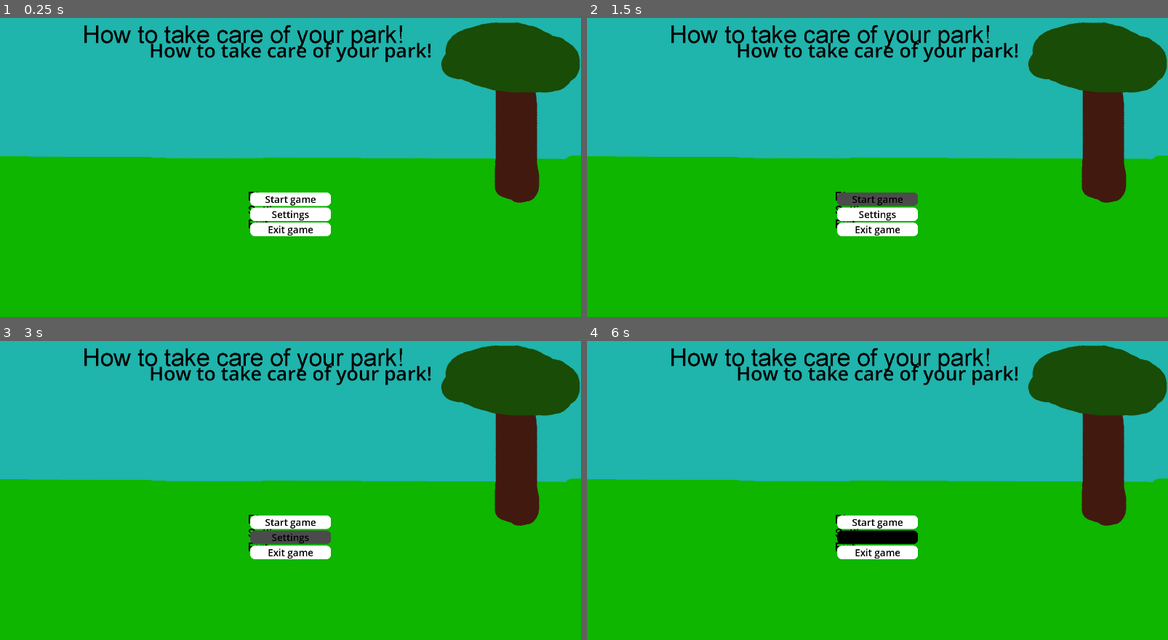
Above: before the commit, frames 1-4 (two rows, left to right).
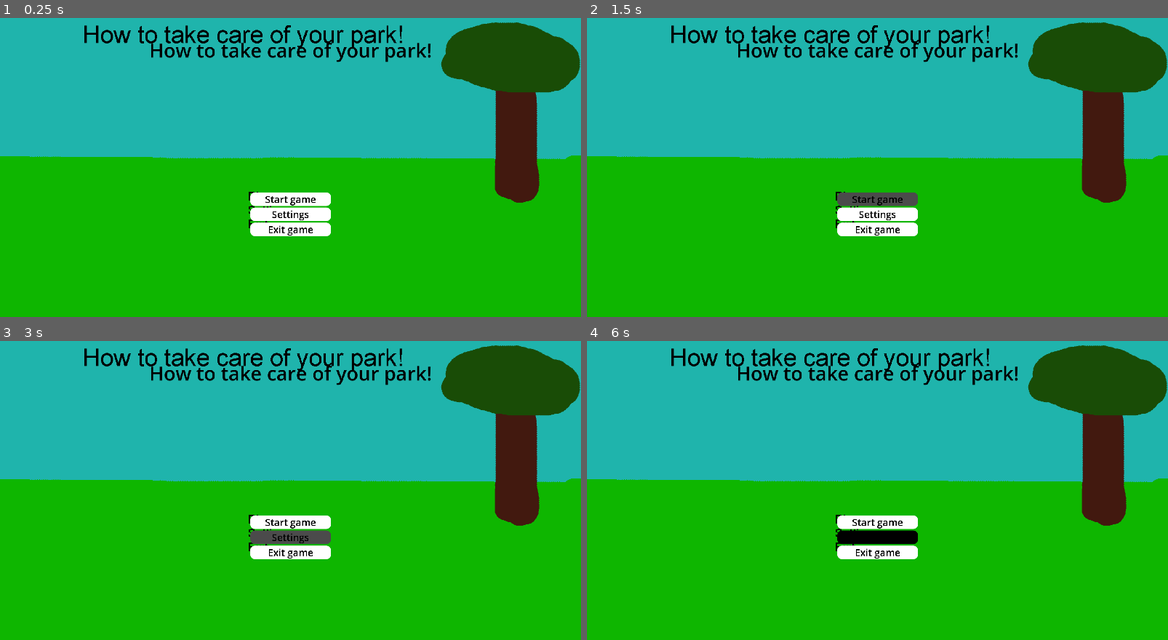
Above: after the commit, the same moments.

Repository: Patradax/sustainable-society-group-af
Game: Godot game, scene res://main_menu.tscn
Same seed, same stepped clock (60 frames per second), same inputs: the game is played once before the commit and once after it.
Inputs (mouse positions are in pixels of both pictures, inside the frame that each line leads up to):
- Up to frame 1 (0.25 s): no input
- Up to frame 2 (1.5 s): click "Start game" at 0.5 s; click "Start game" at 1.25 s
- Up to frame 3 (3 s): click "Start game" at 2 s; click "Settings" at 2.75 s
- Up to frame 4 (6 s): move the mouse to (1005, 460) at 3.52 s; click (1005, 460) at 3.67 s; move the mouse to (761, 493) at 4.27 s; click (761, 493) at 4.42 s; move the mouse to (935, 403) at 5.02 s; click (935, 403) at 5.17 s; move the mouse to (848, 541) at 5.77 s; click (848, 541) at 5.92 s

The runs differ from the first frame. In frame 1, 0.6% of the frame differs, in the area x 5-100%, y 1-73%; in frame 2, 0.6%; in frame 3, 0.6%; in frame 4, 0.6%.

Commit message:
added art and sweepgame base

Diff:
--- a/Game_Menu.tscn
+++ b/Game_Menu.tscn
@@ -1,3 +1,25 @@
-[gd_scene format=3 uid="uid://d13ykbhf5jn0a"]
+[gd_scene load_steps=3 format=3 uid="uid://d13ykbhf5jn0a"]
 
-[node name="Node2D" type="Node2D"]
+[ext_resource type="Texture2D" uid="uid://dy4srwdbw46x6" path="res://images/Map_top.png" id="1_eilqm"]
+
+[sub_resource type="StyleBoxTexture" id="StyleBoxTexture_eilqm"]
+texture = ExtResource("1_eilqm")
+
+[node name="gamemenu" type="Control"]
+layout_mode = 3
+anchors_preset = 15
+anchor_right = 1.0
+anchor_bottom = 1.0
+grow_horizontal = 2
+grow_vertical = 2
+
+[node name="Panel" type="Panel" parent="."]
+layout_mode = 1
+anchors_preset = 15
+anchor_right = 1.0
+anchor_bottom = 1.0
+grow_horizontal = 2
+grow_vertical = 2
+theme_override_styles/panel = SubResource("StyleBoxTexture_eilqm")
+
+[node name="TileMapLayer" type="TileMapLayer" parent="."]
--- /dev/null
+++ b/leaf.gd
@@ -0,0 +1,20 @@
+extends CharacterBody2D
+
+var knockback : Vector2 = Vector2.ZERO
+var knockback_timer : float = 0
+
+func _physics_process(delta: float) -> void:
+	if knockback_timer > 0.0:
+		velocity = knockback
+		knockback_timer -= delta
+		if knockback_timer <= 0.0:
+			knockback = Vector2.ZERO
+	else:
+		velocity = Vector2.ZERO
+	move_and_slide()
+
+
+
+func apply_knockback(direction: Vector2, force: float, knockback_duration: float) -> void:
+	knockback = direction * force
+	knockback_timer = knockback_duration
--- /dev/null
+++ b/leaf.tscn
@@ -0,0 +1,21 @@
+[gd_scene load_steps=4 format=3 uid="uid://c5guhdlqjsxf1"]
+
+[ext_resource type="Script" uid="uid://d343kwp27pcd2" path="res://leaf.gd" id="1_p3lty"]
+[ext_resource type="Texture2D" uid="uid://xmybwnd4tdwh" path="res://Art/Leaves/pixel-art-green-leaf-isolated-on-transparent-background-png.png" id="2_qihfy"]
+
+[sub_resource type="CircleShape2D" id="CircleShape2D_qgvdh"]
+radius = 282.1436
+
+[node name="leaf" type="CharacterBody2D" groups=["leaf"]]
+collision_layer = 2
+collision_mask = 0
+motion_mode = 1
+wall_min_slide_angle = 3.1415927
+platform_on_leave = 2
+script = ExtResource("1_p3lty")
+
+[node name="Sprite2D" type="Sprite2D" parent="."]
+texture = ExtResource("2_qihfy")
+
+[node name="CollisionShape2D" type="CollisionShape2D" parent="."]
+shape = SubResource("CircleShape2D_qgvdh")
--- a/project.godot
+++ b/project.godot
@@ -19,3 +19,17 @@
 
 window/size/viewport_width=1920
 window/size/viewport_height=1080
+
+[global_group]
+
+leaf=""
+
+[layer_names]
+
+2d_physics/layer_1="player_interact"
+2d_physics/layer_2="leaf"
+2d_physics/layer_3="rake"
+
+[rendering]
+
+textures/canvas_textures/default_texture_filter=0
--- /dev/null
+++ b/rake.gd
@@ -0,0 +1,23 @@
+extends CharacterBody2D
+
+var is_grabbed : bool = false
+
+func _process(delta: float) -> void:
+	if is_grabbed:
+		var mouse_pos = get_global_mouse_position()
+		global_position = lerp(global_position, mouse_pos, 20 * delta)
+		return
+
+func _input(event: InputEvent) -> void:
+	if event is InputEventMouseButton and event.button_index == MOUSE_BUTTON_LEFT:
+		if event.pressed:
+			is_grabbed = true
+
+
+
+func _on_area_2d_body_entered(body: Node2D) -> void:
+	if body.is_in_group("leaf"):
+		var knockback_direction = (body.global_position - global_position).normalized()
+		body.apply_knockback(knockback_direction, 150, 0.12)
+		print(knockback_direction)
+	pass # Replace with function body.
--- /dev/null
+++ b/rake.tscn
@@ -0,0 +1,33 @@
+[gd_scene load_steps=5 format=3 uid="uid://bk5apypobfj8d"]
+
+[ext_resource type="Script" uid="uid://dxy32ou8t1jcm" path="res://rake.gd" id="1_d2ylu"]
+[ext_resource type="Texture2D" uid="uid://hqhf7hds62xn" path="res://Art/selfmade/Imran_Haris/Rake.png" id="1_k7ni1"]
+
+[sub_resource type="CapsuleShape2D" id="CapsuleShape2D_d2ylu"]
+height = 77.87798
+
+[sub_resource type="CircleShape2D" id="CircleShape2D_wjylf"]
+radius = 14.0
+
+[node name="rake" type="CharacterBody2D"]
+collision_mask = 0
+motion_mode = 1
+script = ExtResource("1_d2ylu")
+
+[node name="Sprite2D" type="Sprite2D" parent="."]
+texture = ExtResource("1_k7ni1")
+
+[node name="holder" type="CollisionShape2D" parent="."]
+position = Vector2(4.9999995, -5)
+rotation = 0.7086037
+shape = SubResource("CapsuleShape2D_d2ylu")
+
+[node name="Area2D" type="Area2D" parent="."]
+collision_layer = 4
+collision_mask = 2
+
+[node name="sweeper" type="CollisionShape2D" parent="Area2D"]
+position = Vector2(-15, 14)
+shape = SubResource("CircleShape2D_wjylf")
+
+[connection signal="body_entered" from="Area2D" to="." method="_on_area_2d_body_entered"]
--- /dev/null
+++ b/sweep.tscn
@@ -0,0 +1,13 @@
+[gd_scene load_steps=3 format=3 uid="uid://c1fswq4twcgmt"]
+
+[ext_resource type="PackedScene" uid="uid://c5guhdlqjsxf1" path="res://leaf.tscn" id="1_ivamr"]
+[ext_resource type="PackedScene" uid="uid://bk5apypobfj8d" path="res://rake.tscn" id="2_pktxe"]
+
+[node name="sweep" type="Node2D"]
+
+[node name="rake" parent="." instance=ExtResource("2_pktxe")]
+position = Vector2(932, 341)
+
+[node name="leaf" parent="." instance=ExtResource("1_ivamr")]
+position = Vector2(456.99997, 483.99997)
+scale = Vector2(0.05, 0.05)
Binary file added: Art/Leaves/pixel-art-green-leaf-isolated-on-transparent-background-png.png
Not shown, added: Art/Leaves/pixel-art-green-leaf-isolated-on-transparent-background-png.png.import
Binary file added: Art/Main Menu/PNG/summer 1/1.png
Not shown, added: Art/Main Menu/PNG/summer 1/1.png.import
Binary file added: Art/Main Menu/PNG/summer 1/2.png
Not shown, added: Art/Main Menu/PNG/summer 1/2.png.import
Binary file added: Art/Main Menu/PNG/summer 1/3.png
Not shown, added: Art/Main Menu/PNG/summer 1/3.png.import
Binary file added: Art/Main Menu/PNG/summer 1/4.png
Not shown, added: Art/Main Menu/PNG/summer 1/4.png.import
Binary file added: Art/Main Menu/PNG/summer 1/Summer1.png
Not shown, added: Art/Main Menu/PNG/summer 1/Summer1.png.import
(and 854 more such lines)
